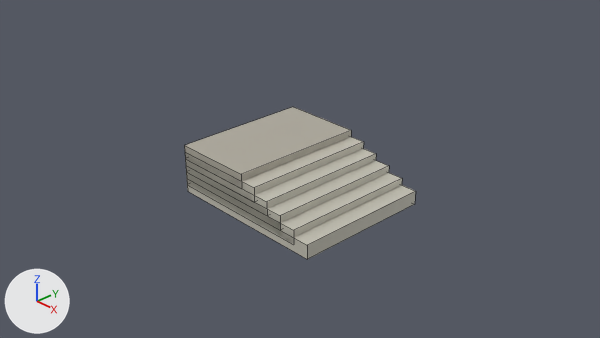
An edit to the Blender file three/static/blender/16.blend, drawn before and after from the same camera.
Both versions are drawn from the file's camera 'Camera'. Every picture has the same lights, and +X, +Y and +Z are marked at lower left. Mesh edges are drawn as thin lines.

The older version as bpy lines, for what is in view:
```python
mat_material = principled_material('Material')
mat_material.base_color = (0.552, 0.533, 0.456)  # light grey #c4c1b4
mat_material_001 = principled_material('Material.001')
mat_material_001.base_color = (0.44, 0.413, 0.347)  # grey #b1ac9f
mat_material_002 = principled_material('Material.002')
mat_material_002.base_color = (0.552, 0.533, 0.456)  # light grey #c4c1b4
mat_material_003 = principled_material('Material.003')
mat_material_003.base_color = (0.552, 0.533, 0.456)  # light grey #c4c1b4
mat_material_004 = principled_material('Material.004')
mat_material_004.base_color = (0.558, 0.539, 0.462)  # light grey #c5c2b5
mat_material_005 = principled_material('Material.005')
mat_material_005.base_color = (0.558, 0.533, 0.456)  # light grey #c5c1b4
me_cube_001 = bpy.data.meshes.new('Cube.001')
me_cube_001.from_pydata(...)  # 48 vertices, 36 faces; spans x -1.0..1.0, y -3.0..1.0, z -6.0..1.0
# faces by material slot: [6, 6, 6, 6, 6, 6]
me_cube_001.materials.append(mat_material_001)  # grey #b1ac9f
me_cube_001.materials.append(mat_material)  # light grey #c4c1b4
me_cube_001.materials.append(mat_material_002)  # light grey #c4c1b4
me_cube_001.materials.append(mat_material_003)  # light grey #c4c1b4
me_cube_001.materials.append(mat_material_004)  # light grey #c5c2b5
me_cube_001.materials.append(mat_material_005)  # light grey #c5c1b4
ob_cube_001 = bpy.data.objects.new('Cube.001', me_cube_001)
ob_cube_001.location = (-0.541, -0.056, 0.139)
ob_cube_001.rotation_euler = (0.0, 0.0, 1.571)  # degrees (0, 0, 90)
ob_cube_001.scale = (1.0, 0.6, 0.1)
```
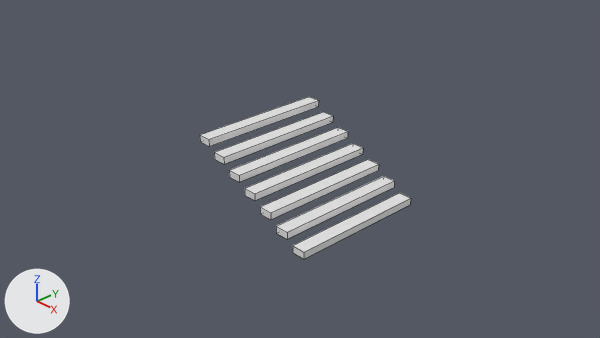
The edits, one by one:
Material 'Material.001' (mat_material_001) changes colour from grey #b1ac9f to white #e7e7e7; in linear values from (0.44, 0.413, 0.347) to (0.8, 0.8, 0.8).
Material 'Material' (mat_material) changes colour from light grey #c4c1b4 to white #e7e7e7; in linear values from (0.552, 0.533, 0.456) to (0.8, 0.8, 0.8).
Material 'Material.002' (mat_material_002) changes colour from light grey #c4c1b4 to white #e7e7e7; in linear values from (0.552, 0.533, 0.456) to (0.8, 0.8, 0.8).
Material 'Material.003' (mat_material_003) changes colour from light grey #c4c1b4 to white #e7e7e7; in linear values from (0.552, 0.533, 0.456) to (0.8, 0.8, 0.8).
Material 'Material.004' (mat_material_004) changes colour from light grey #c5c2b5 to white #e7e7e7; in linear values from (0.558, 0.539, 0.462) to (0.8, 0.8, 0.8).
Material 'Material.005' (mat_material_005) changes colour from light grey #c5c1b4 to white #e7e7e7; in linear values from (0.558, 0.533, 0.456) to (0.8, 0.8, 0.8).
Material 'Material.006' (mat_material_006) is new.
Its base color is (0.8, 0.8, 0.8) (white #e7e7e7).
me_cube_001 is used by ob_cube_001; location (-0.541, -0.056, 0.139); rotation (0.0, 0.0, 1.571), in degrees (0, 0, 90); scale (1.0, 0.6, 0.1).
me_cube_001 had 48 vertices, 36 faces and spanned x -1.0..1.0, y -3.0..1.0, z -6.0..1.0.
me_cube_001 now has 56 vertices, 42 faces and spans x -19.0..1.0, y -1.0..1.0, z -19.0..1.0.
me_cube_001 part 1: a new loose piece, a box spanning x -13.0..-11.0, y -1.0..1.0, z -13.0..-11.0, in mat_material (white #e7e7e7).
me_cube_001 part 2: a new loose piece, a box spanning x -19.0..-17.0, y -1.0..1.0, z -19.0..-17.0, in mat_material_001 (white #e7e7e7).
me_cube_001 part 3: a new loose piece, a box spanning x -16.0..-14.0, y -1.0..1.0, z -16.0..-14.0, in mat_material_002 (white #e7e7e7).
me_cube_001 part 4: a new loose piece, a box spanning x -10.0..-8.0, y -1.0..1.0, z -10.0..-8.0, in mat_material_004 (white #e7e7e7).
me_cube_001 part 5: a new loose piece, a box spanning x -7.0..-5.0, y -1.0..1.0, z -7.0..-5.0, in mat_material_005 (white #e7e7e7).
me_cube_001 part 6: a new loose piece, a box spanning x -4.0..-2.0, y -1.0..1.0, z -4.0..-2.0, in mat_material_006 (white #e7e7e7).
me_cube_001 part 7: the loose piece of 8 vertices spanning x -1.0..1.0, y -1.8..1.0, z -3.0..-1.0 is deleted.
me_cube_001 part 8: the loose piece of 8 vertices spanning x -1.0..1.0, y -3.0..1.0, z -6.0..-4.0 is deleted.
me_cube_001 part 9: the loose piece of 8 vertices spanning x -1.0..1.0, y -1.4..1.0, z -2.0..0.0 is deleted.
me_cube_001 part 10: the loose piece of 8 vertices spanning x -1.0..1.0, y -2.6..1.0, z -5.0..-3.0 is deleted.
me_cube_001 part 11: the loose piece of 8 vertices spanning x -1.0..1.0, y -2.2..1.0, z -4.0..-2.0 is deleted.
me_cube_001 part 12: 6 faces spanning x -1.0..1.0, y -1.0..1.0, z -1.0..1.0 switch from mat_material_001 (grey #b1ac9f) to mat_material_003 (white #e7e7e7).
me_cube_001 now uses material mat_material_006 (white #e7e7e7).
Object 'Cube.001' (ob_cube_001) moves from (-0.541, -0.056, 0.139) to (-0.757, 0.0, 0.415).
Object 'Cube.001' (ob_cube_001) turns from (0, 0, 90) to (0, 0, 180) degrees about x, y and z.
Object 'Cube.001' (ob_cube_001) is rescaled from (1.0, 0.6, 0.1) to (0.1, 1.0, 0.05).

Boxes (x1, y1, x2, y2) around the edits, measured in the pictures (600 x 338 px):
'Cube.001', recoloured, reshaped, moved, turned, rescaled: before (185, 107, 415, 259); after (200, 97, 411, 259)
part 1 of me_cube_001, added: after (260, 160, 379, 219)
part 2 of me_cube_001, added: after (293, 193, 411, 259)
part 3 of me_cube_001, added: after (276, 176, 394, 239)
part 4 of me_cube_001, added: after (245, 143, 363, 200)
part 5 of me_cube_001, added: after (229, 128, 348, 182)
part 6 of me_cube_001, added: after (214, 112, 333, 164)
part 7 of me_cube_001, deleted: before (186, 149, 376, 215)
part 8 of me_cube_001, deleted: before (187, 180, 415, 259)
part 9 of me_cube_001, deleted: before (185, 137, 364, 202)
part 10 of me_cube_001, deleted: before (187, 173, 402, 244)
part 11 of me_cube_001, deleted: before (186, 161, 389, 230)
part 12 of me_cube_001, recoloured: before (185, 107, 351, 187); after (200, 97, 319, 146)
